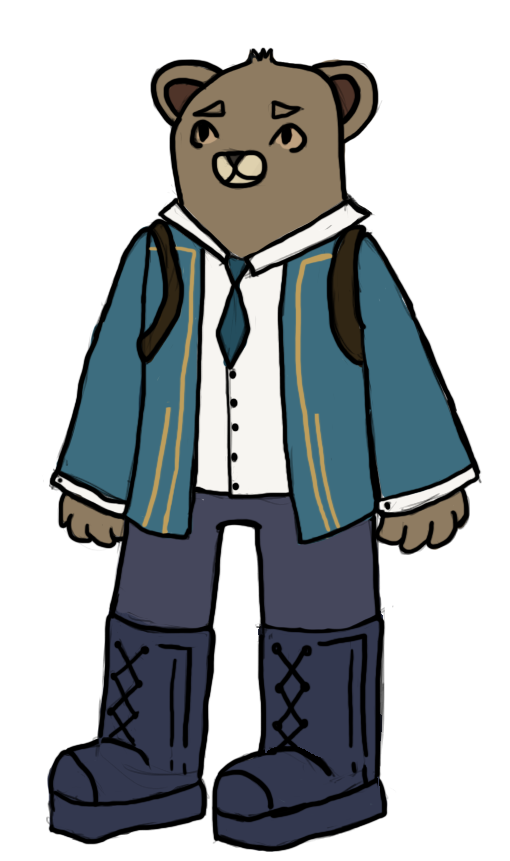
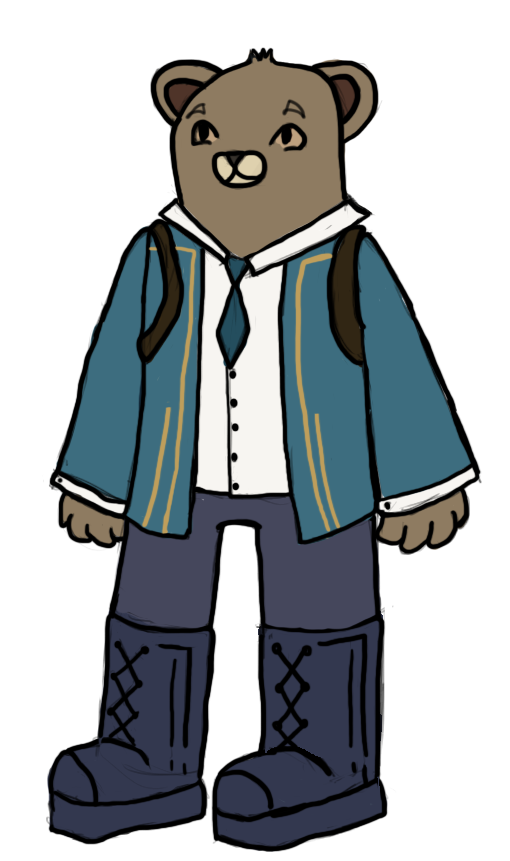
Layered file, before and after one edit (510 × 861). Changes by layer:
painted on "Слой 1" over [177, 99, 307, 154]
